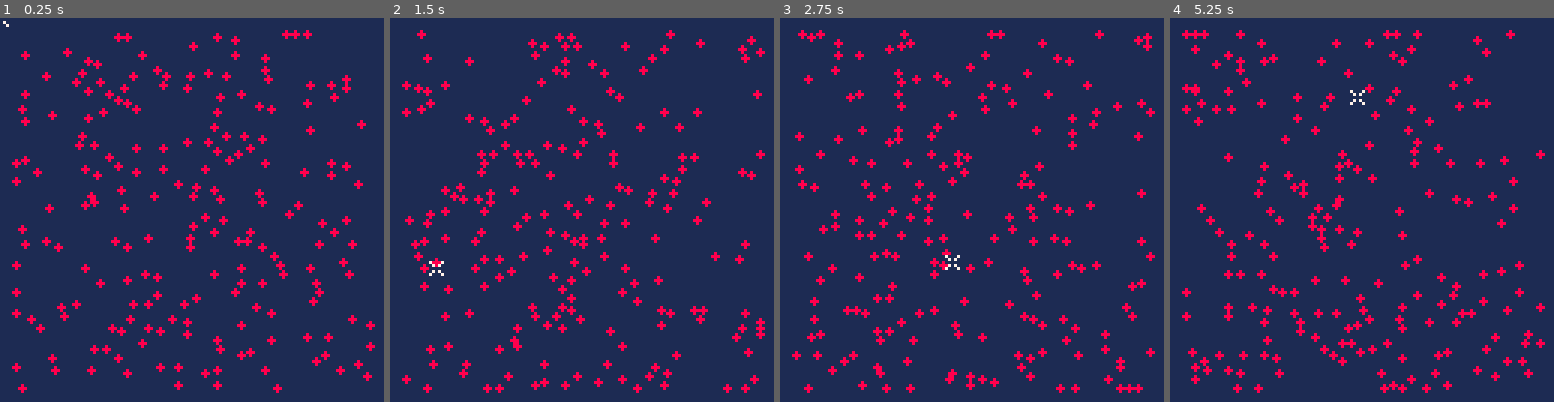
Above: before the commit, frames 1-4 (left to right).
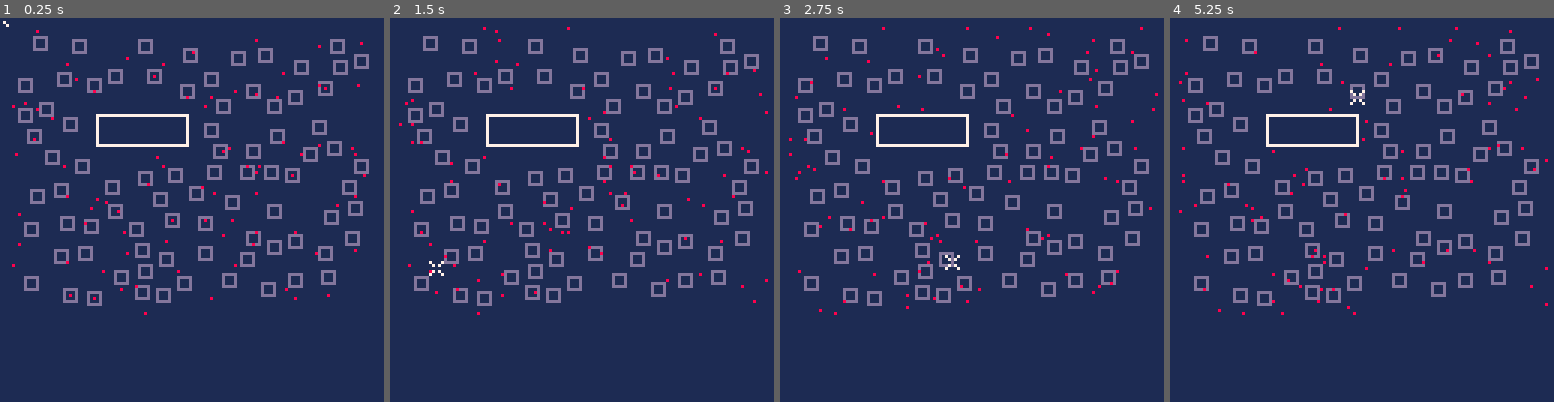
Above: after the commit, the same moments.

Repository: vholmer/capture-and-trace
Game: PICO-8 cartridge code.p8
The game is run twice, just before and just after one commit, with the same random seed, the same clock (stepped at 60 frames per second) and the same inputs.
Inputs (mouse positions are in pixels of both pictures, inside the frame that each line leads up to):
- Up to frame 1 (0.25 s): no input
- Up to frame 2 (1.5 s): click (670, 121) at 0.67 s; click (436, 267) at 1.22 s
- Up to frame 3 (2.75 s): click (887, 114) at 1.77 s; click (952, 259) at 2.32 s
- Up to frame 4 (5.25 s): click (1404, 106) at 2.87 s; click (1465, 256) at 3.42 s; click (1231, 102) at 3.97 s; click (1292, 248) at 4.52 s; click (1354, 94) at 5.07 s

The runs differ from the first frame. In frame 1, 14% of the frame differs, in the area x 3-98%, y 3-98%; in frame 2, 14%; in frame 3, 15%; in frame 4, 15%, in the area x 2-99%, y 2-98%.

Commit message:
added code for homes and the hall

Diff:
--- a/code.p8
+++ b/code.p8
@@ -5,18 +5,23 @@
 size = 128
 matrix = {}
 agents = {}
-dist = 2 -- distance between agents
+hall = {}
+dist = 1 -- distance between agents
 min_x = 0 + dist
 min_y = 0 + dist
 max_x = size - dist
-max_y = size - dist
+max_y = 100
 change_dir_chance = 0.1 -- percent
 hit_distance = 3
+home_size = 4
+home_radius = home_size \ 2
 
 function _init()
-	local n = 200
+	local n = 100
 	make_world()
+	make_hall()
 	make_agents(n)
+	foreach(agents, make_home)
 end
 
 function _update()
@@ -26,10 +31,60 @@
 
 function _draw()
 	cls(1)
+	foreach(agents, draw_home)
 	foreach(agents, draw_agent)
+	draw_hall()
 	draw_mouse()
 	--print("CPU: " .. stat(1), 0, 0, 7)
 	--print("MEM: " .. stat(0), 0, 6, 7)
+end
+
+function draw_hall()
+	rect(
+		hall.top_left_x, hall.top_left_y,
+		hall.top_left_x + hall.width,
+		hall.top_left_y + hall.height,
+		7
+	)
+end
+
+function make_hall()
+	hall.top_left_x = 32
+	hall.top_left_y = 32
+
+	hall.width = 30
+	hall.height = 10
+
+	for i = hall.top_left_x, hall.top_left_x + hall.width do
+		for j = hall.top_left_y, hall.top_left_y + hall.height do
+			matrix[i][j] = "hall"
+		end
+	end
+end
+
+function make_home(agent)
+	local top_left_x = agent.home_x - home_radius
+	local top_left_y = agent.home_y - home_radius
+	local bot_right_x = agent.home_x + home_radius
+	local bot_right_y = agent.home_y + home_radius
+
+	for i = top_left_x, bot_right_x do
+		matrix[i][top_left_y] = "home"
+		matrix[i][bot_right_y] = "home"
+	end
+	for i = top_left_y, bot_right_y do
+		matrix[top_left_x][i] = "home"
+		matrix[bot_right_x][i] = "home"
+	end
+end
+
+function draw_home(agent)
+	local top_left_x = agent.home_x - home_radius
+	local top_left_y = agent.home_y - home_radius
+	local bot_right_x = agent.home_x + home_radius
+	local bot_right_y = agent.home_y + home_radius
+
+	rect(top_left_x, top_left_y, bot_right_x, bot_right_y, 13)
 end
 
 function draw_mouse()
@@ -81,7 +136,7 @@
 	for i = 0, size do
 		matrix[i] = {}
 		for j = 0, size do
-			matrix[i][j] = 0
+			matrix[i][j] = "empty"
 		end
 	end
 end
@@ -105,17 +160,29 @@
 			agent.y = rand_y
 			agent.home_x = rand_x
 			agent.home_y = rand_y
-			matrix[agent.x][agent.y] = 1
+			matrix[agent.x][agent.y] = "agent"
 			add(agents, agent)
 		end
 	end
 end
 
 function check_empty(x, y, a)
-	local top_left_x = x - dist
-	local top_left_y = y - dist
-	local bot_right_x = x + dist
-	local bot_right_y = y + dist
+	local top_left_x = 0
+	local top_left_y = 0
+	local bot_right_x = 0
+	local bot_right_y = 0
+
+	if a == nil then
+		top_left_x = x - dist -  (home_radius + 3)
+		top_left_y = y - dist -  (home_radius + 3)
+		bot_right_x = x + dist + (home_radius + 3)
+		bot_right_y = y + dist + (home_radius + 3)
+	else
+		top_left_x = x - dist
+		top_left_y = y - dist
+		bot_right_x = x + dist
+		bot_right_y = y + dist
+	end
 
 	if top_left_x <= min_x then return false end
 	if top_left_y <= min_y then return false end
@@ -124,7 +191,7 @@
 
 	for i = top_left_x, bot_right_x do
 		for j = top_left_y, bot_right_y do
-			if matrix[i][j] == 1 then
+			if matrix[i][j] == "agent" or matrix[i][j] == "hall" then
 				if a ~= nil and i == a.x and j == a.y then
 					goto continue_check_empty
 				else
@@ -139,12 +206,7 @@
 end
 
 function draw_agent(a)
-	pset(a.x - 1, a.y, 8)
 	pset(a.x, a.y, 8)
-	pset(a.x + 1, a.y, 8)
-	pset(a.x, a.y - 1, 8)
-	pset(a.x, a.y + 1, 8)
-	--spr(1, a.x, a.y)
 end
 
 function get_delta(x, y)
@@ -188,13 +250,12 @@
 	while not empty_coord and attempt < num_retries do
 		empty_coord = check_empty(agent.x + dx, agent.y + dy, agent)
 		if empty_coord then
-			matrix[agent.x][agent.y] = 0
+			matrix[agent.x][agent.y] = "empty"
 			agent.x += dx
 			agent.y += dy
 			agent.prev_dx = dx
 			agent.prev_dy = dy
-
-			matrix[agent.x][agent.y] = 1
+			matrix[agent.x][agent.y] = "agent"
 			break
 		else
 			attempt += 1
